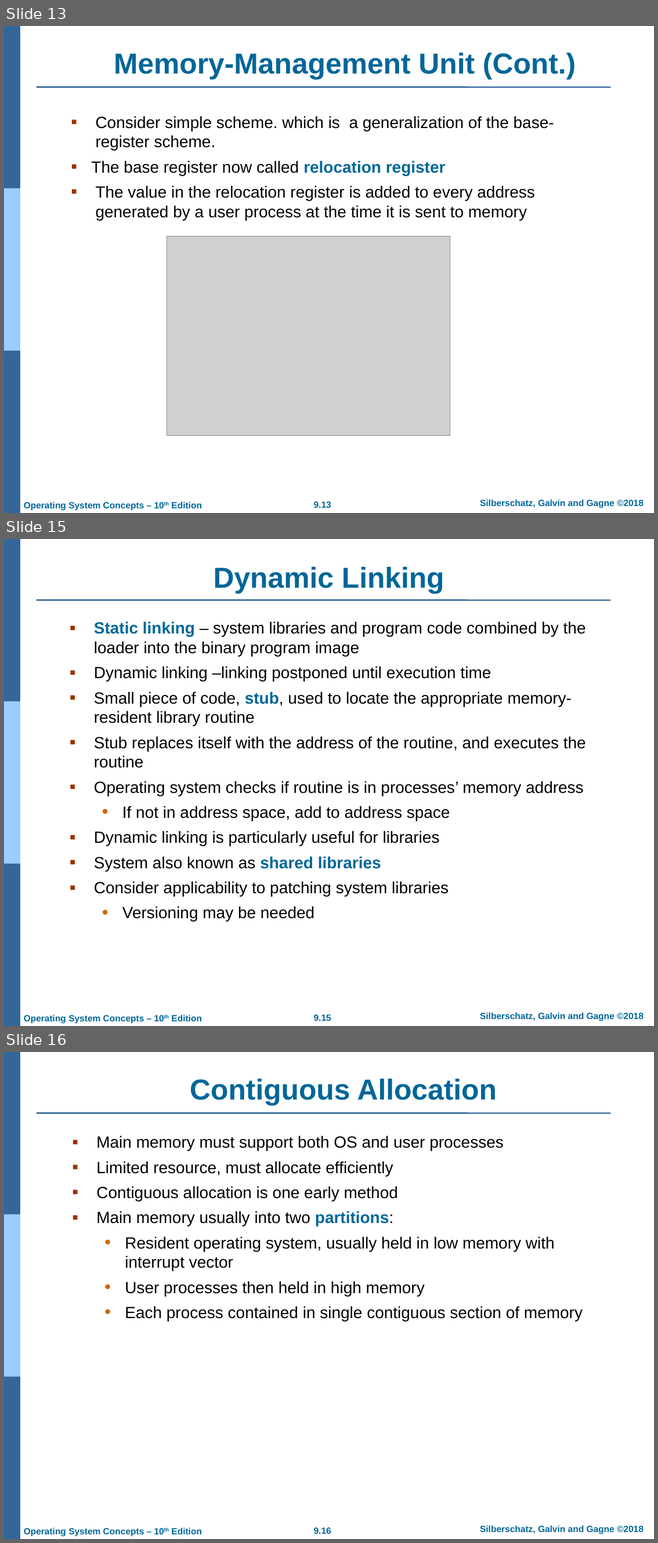
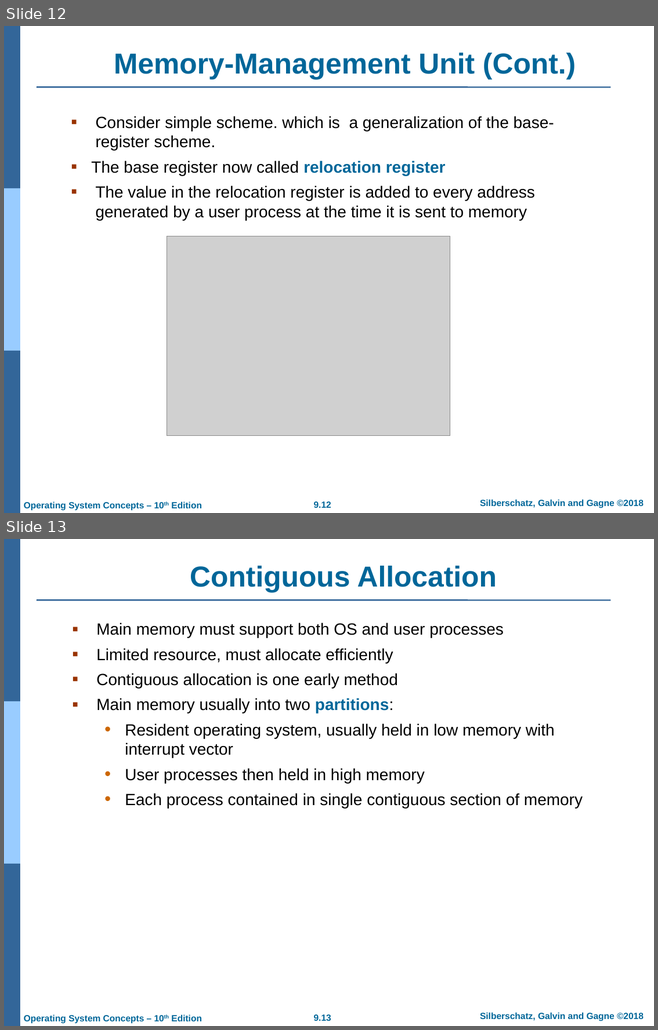
Before and after one commit to Hazrat-Ali9/Operating-System, a slide deck: main memory.pptx. Shown one above the other, each under a label of ours: slides 13, 15 and 16 before the commit, slides 12 and 13 after it; the slides between them are not shown. The pictures are 658x1543 and 658x1030 pixels, drawn with LibreOffice and Linux fonts; fonts in the diff are those of the drawing; grey boxes stand for pictures; background and template pictures are left out. Boxes give left, top, right and bottom in pixels: in the first picture for what was removed or moved away, otherwise in the second. Text is boxed around its words. In the diff, an @@ line names an element or a change of style, - is before the commit and + after.

```diff
--- a/main memory.pptx
+++ b/main memory.pptx
@@ slide 15 removed at (x1=4, y1=539, x2=654, y2=1026), background #FFFFFF; not listed: 7 template elements that a slide beside it also shows @@
@@ title removed at (x1=213, y1=567, x2=444, y2=594) @@
-Dynamic Linking
@@ text removed at (x1=94, y1=621, x2=586, y2=922) @@
-▪ Static linking – system libraries and program code combined by the loader into the binary program image
-▪ Dynamic linking –linking postponed until execution time
-▪ Small piece of code, stub, used to locate the appropriate memory-resident library routine
-▪ Stub replaces itself with the address of the routine, and executes the routine
-▪ Operating system checks if routine is in processes’ memory address
-  • If not in address space, add to address space
-▪ Dynamic linking is particularly useful for libraries
-▪ System also known as shared libraries
-▪ Consider applicability to patching system libraries
-  • Versioning may be needed
@@ what was slide 13 is now slide 12 @@
@@ page number at (x1=314, y1=502, x2=331, y2=508): text changed @@
-9.13
+9.12
@@ what was slide 16 is now slide 13 @@
@@ page number at (x1=314, y1=1015, x2=331, y2=1021): text changed @@
-9.16
+9.13
```
Also in this commit, not shown: 5 other slides removed, 1 other file.
